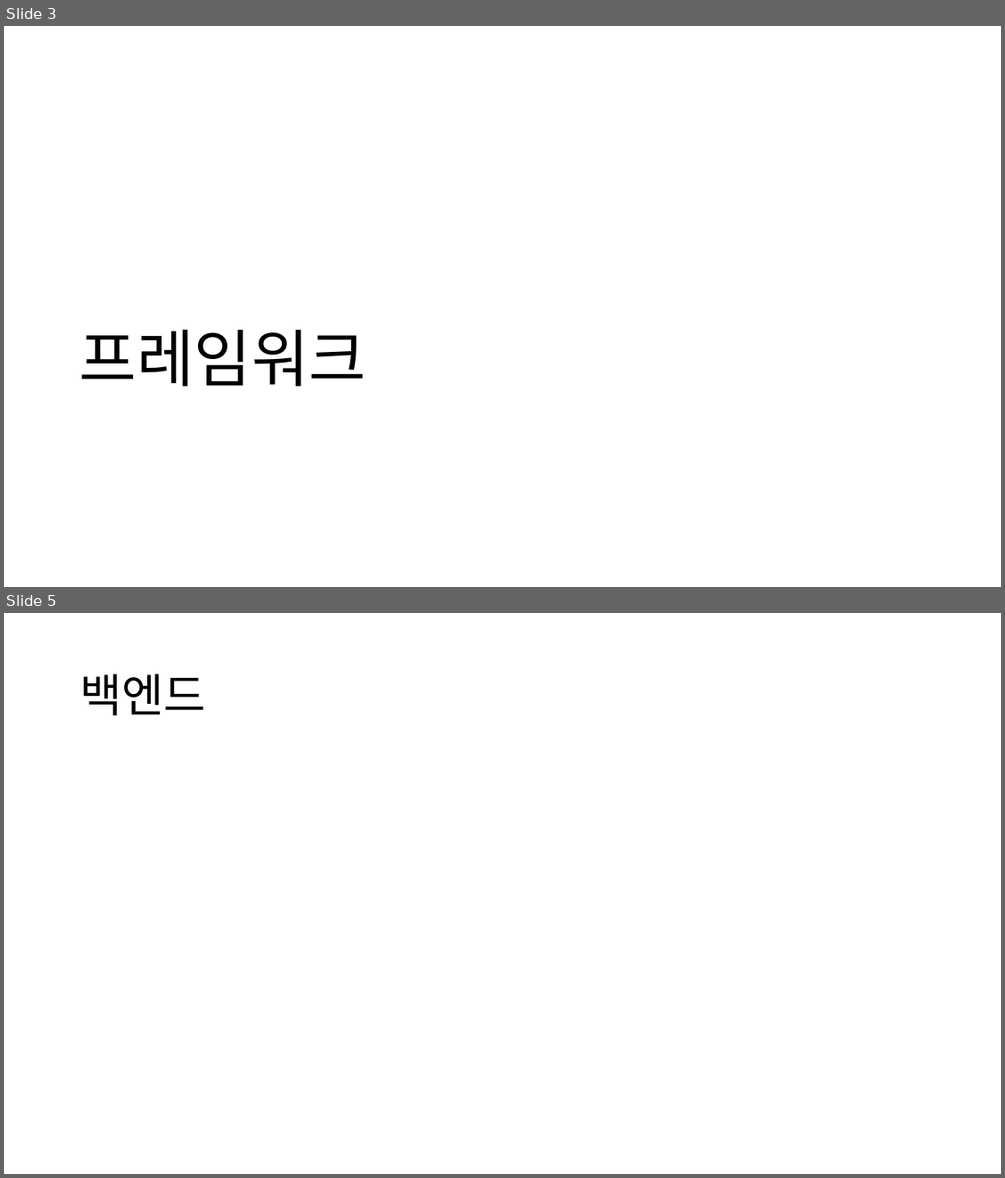
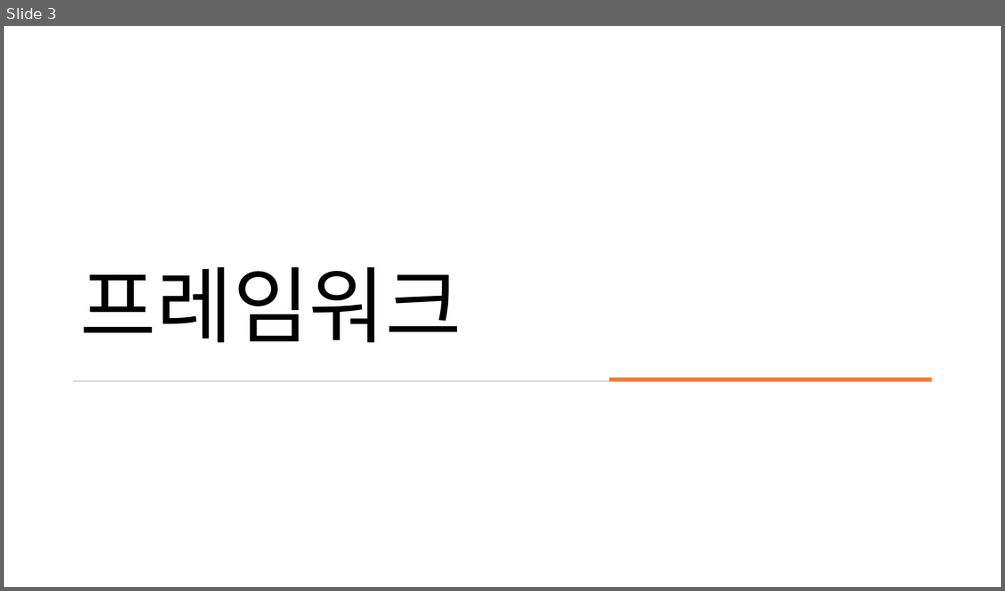
Before and after one commit to Son2kwon/SE_Project, a slide deck: Non-Coding-Region/SE_project 동영상 용 PPT.pptx. Shown one above the other, each under a label of ours: slides 3 and 5 before the commit, slide 3 after it; the slides between them are not shown. The pictures are 1005x1178 and 1005x591 pixels, drawn with LibreOffice and Linux fonts; fonts in the diff are those of the drawing. Boxes give left, top, right and bottom in pixels: in the first picture for what was removed or moved away, otherwise in the second. Text is boxed around its words. In the diff, an @@ line names an element or a change of style, - is before the commit and + after.

```diff
--- a/Non-Coding-Region/SE_project 동영상 용 PPT.pptx
+++ b/Non-Coding-Region/SE_project 동영상 용 PPT.pptx
@@ slide 5 removed at (4,613,1001,1174), background #FFFFFF @@
@@ title removed at (80,674,206,715) @@
-백엔드
@@ slide 3 changed as well @@
@@ title "프레임워크": place and size @@
-title "프레임워크" at (80,329,366,386)
+title "프레임워크" at (80,266,461,343)
@@ title "프레임워크" at (80,266,461,343): size 60 to 80 pt @@
@@ rectangle added at (73,380,932,382), fill #D5D5D5 @@
@@ rectangle added at (609,378,932,382), fill #ED7D31 @@
```
Also in this commit, not shown: 3 other slides changed, 25 slides added.
